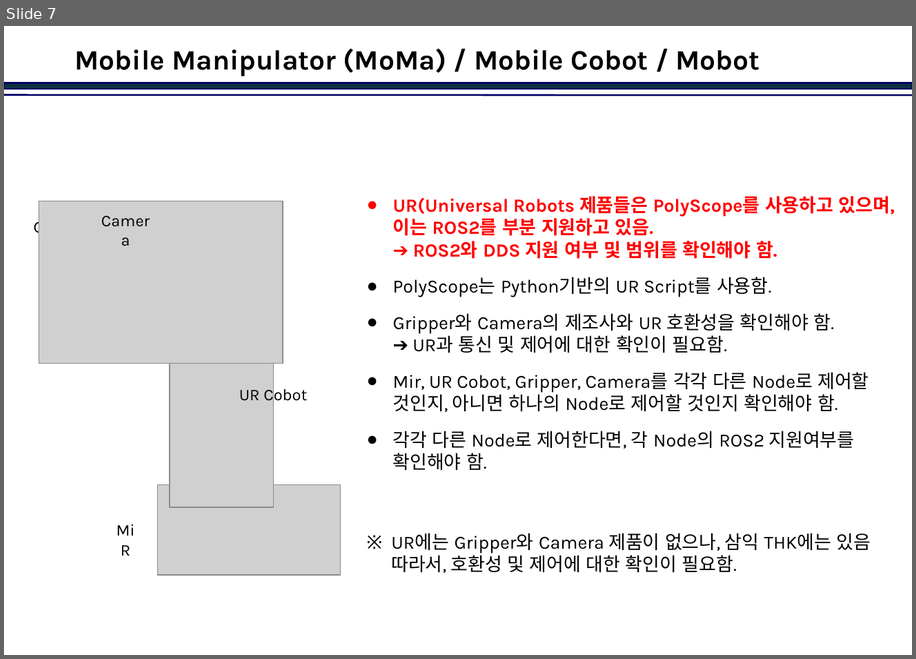
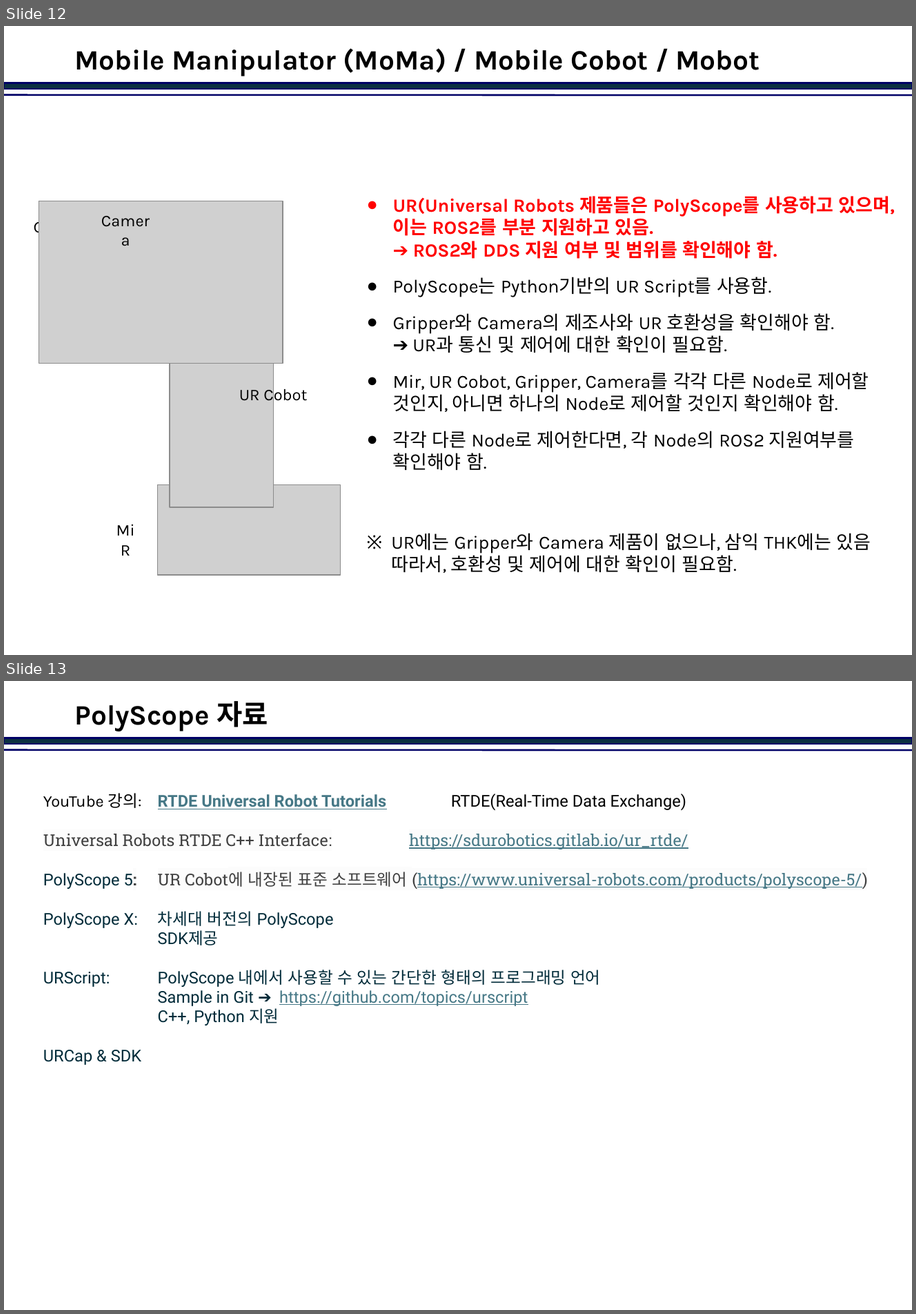
Before and after one commit to jinkabpark/SamickThk_Analysis, a slide deck: 허종원/DDS&Nodes.pptx. Shown one above the other, each under a label of ours: slide 7 before the commit, slides 12 and 13 after it. The pictures are 916x659 and 916x1314 pixels, drawn with LibreOffice and Linux fonts; fonts in the diff are those of the drawing; grey boxes stand for pictures; background and template pictures are left out. Boxes give left, top, right and bottom in pixels: in the first picture for what was removed or moved away, otherwise in the second. Text is boxed around its words. In the diff, an @@ line names an element or a change of style, - is before the commit and + after.

```diff
--- a/허종원/DDS&Nodes.pptx
+++ b/허종원/DDS&Nodes.pptx
@@ slide 13 added at (4,681,912,1310), background #FFFFFF; not listed: 2 template elements that a slide beside it also shows @@
@@ title added at (75,701,268,731), 24 pt, text #000000, bold @@
+PolyScope 자료
@@ text added at (43,793,867,1065), 14 pt, text #467886 @@
+YouTube 강의: RTDE Universal Robot Tutorials RTDE(Real-Time Data Exchange)
+Universal Robots RTDE C++ Interface: https://sdurobotics.gitlab.io/ur_rtde/
+PolyScope 5: UR Cobot에 내장된 표준 소프트웨어 (https://www.universal-robots.com/products/polyscope-5/)
+PolyScope X: 차세대 버전의 PolyScope
+SDK제공
+URScript: PolyScope 내에서 사용할 수 있는 간단한 형태의 프로그래밍 언어
+Sample in Git ➔ https://github.com/topics/urscript
+C++, Python 지원
+URCap & SDK
@@ what was slide 7 is now slide 12 @@
```
Also in this commit, not shown: 1 slide changed, 6 other slides added.
